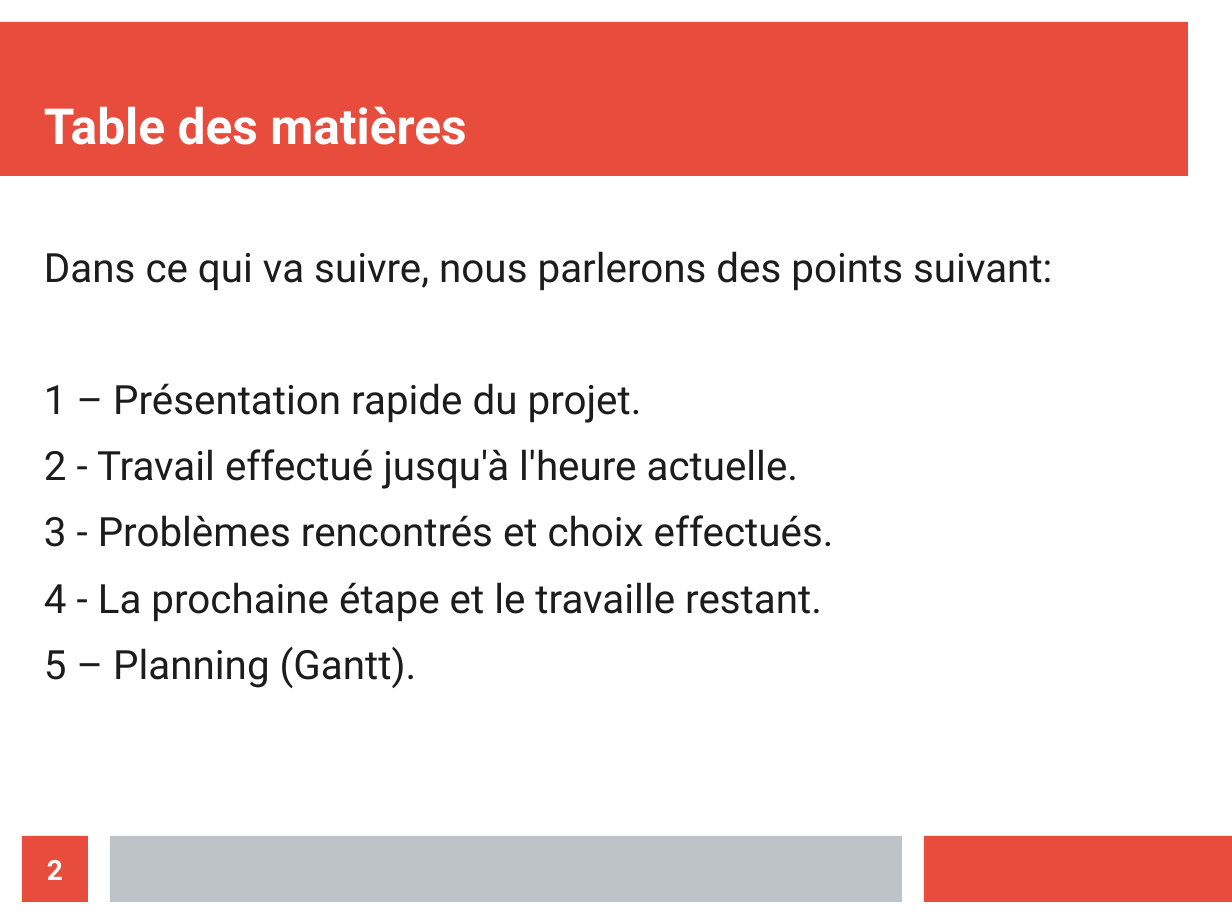
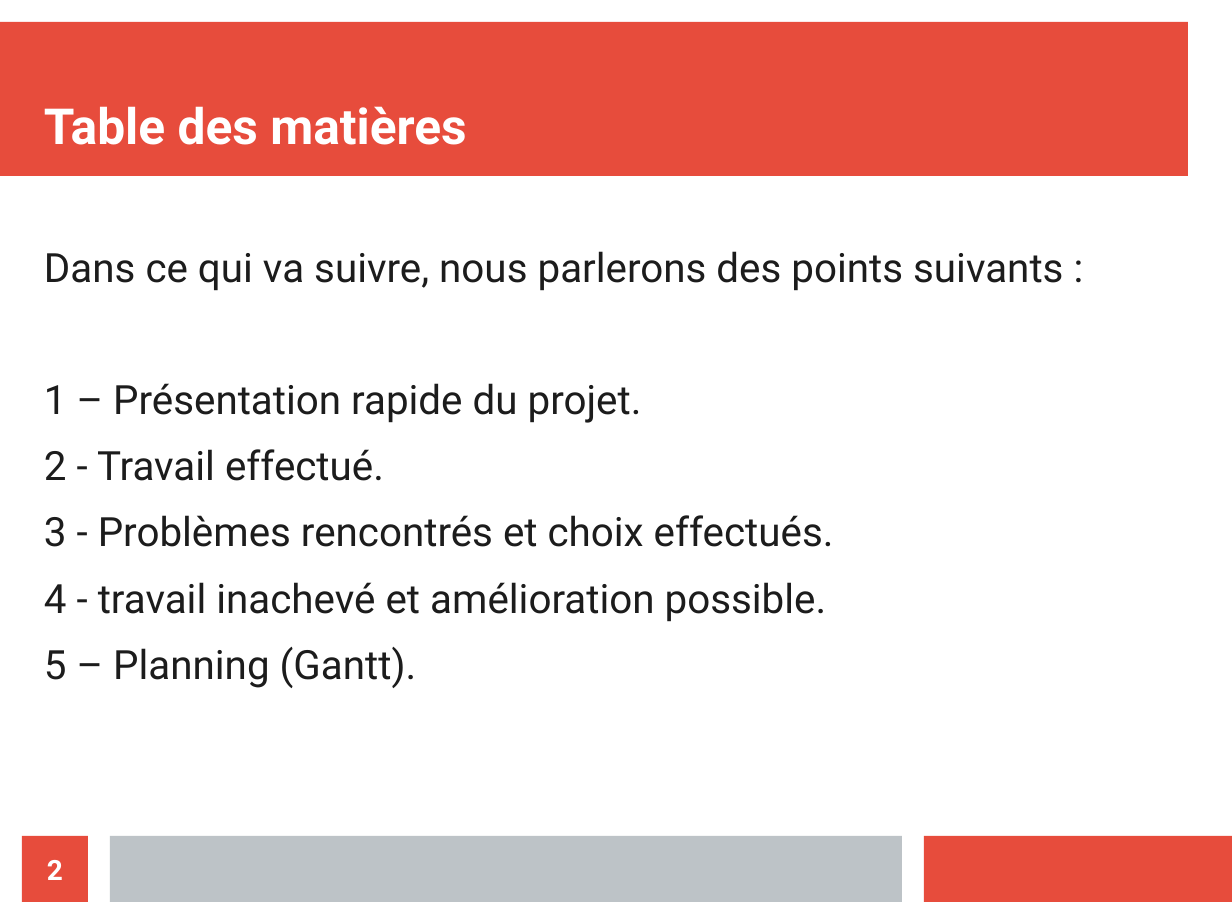
Before and after one commit to athmanmekh/AuttoPIlote-X-OPEN-PILOT, a slide deck: slide 2 of presentation/presentation 3/diapoPresentation (1).odp. Drawn at 1232x924 pixels with LibreOffice and Linux fonts; fonts in the diff are those of the drawing. Boxes give left, top, right and bottom in pixels: in the first picture for what was removed or moved away, otherwise in the second. Text is boxed around its words. In the diff, an @@ line names an element or a change of style, - is before the commit and + after.

```diff
--- a/presentation/presentation 3/diapoPresentation (1).odp
+++ b/presentation/presentation 3/diapoPresentation (1).odp
@@ text at (44, 251, 1063, 291): text changed @@
-Dans ce qui va suivre, nous parlerons des points suivant:
+Dans ce qui va suivre, nous parlerons des points suivants :
@@ text at (44, 449, 384, 481): text changed @@
-2 - Travail effectué jusqu'à l'heure actuelle.
+2 - Travail effectué.
@@ text at (44, 582, 827, 622): text changed @@
-4 - La prochaine étape et le travaille restant.
+4 - travail inachevé et amélioration possible.
```
Also in this commit, not shown: 7 other slides changed, 1 slide added, 1 slide removed, 7 other files.
